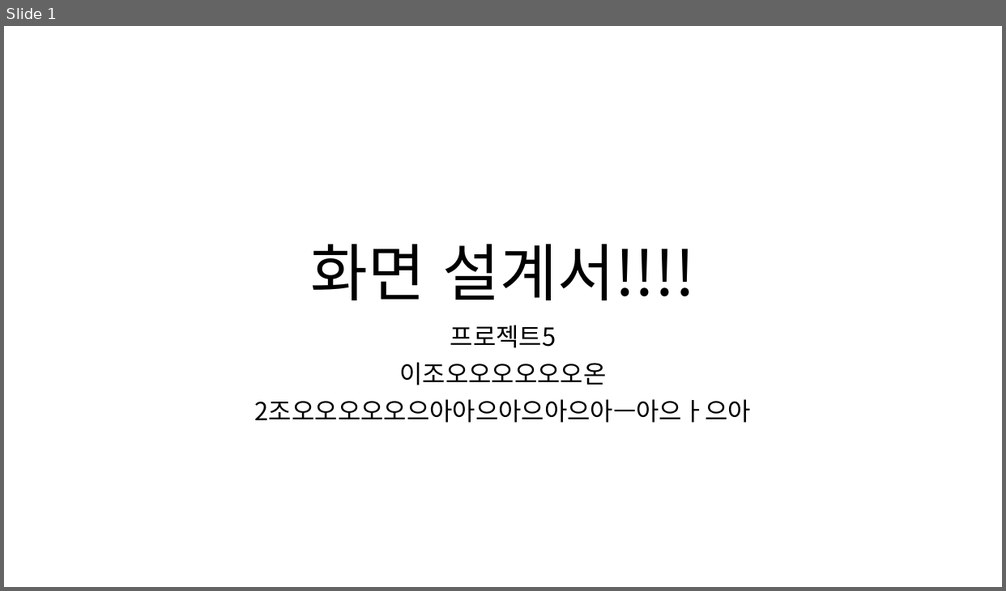
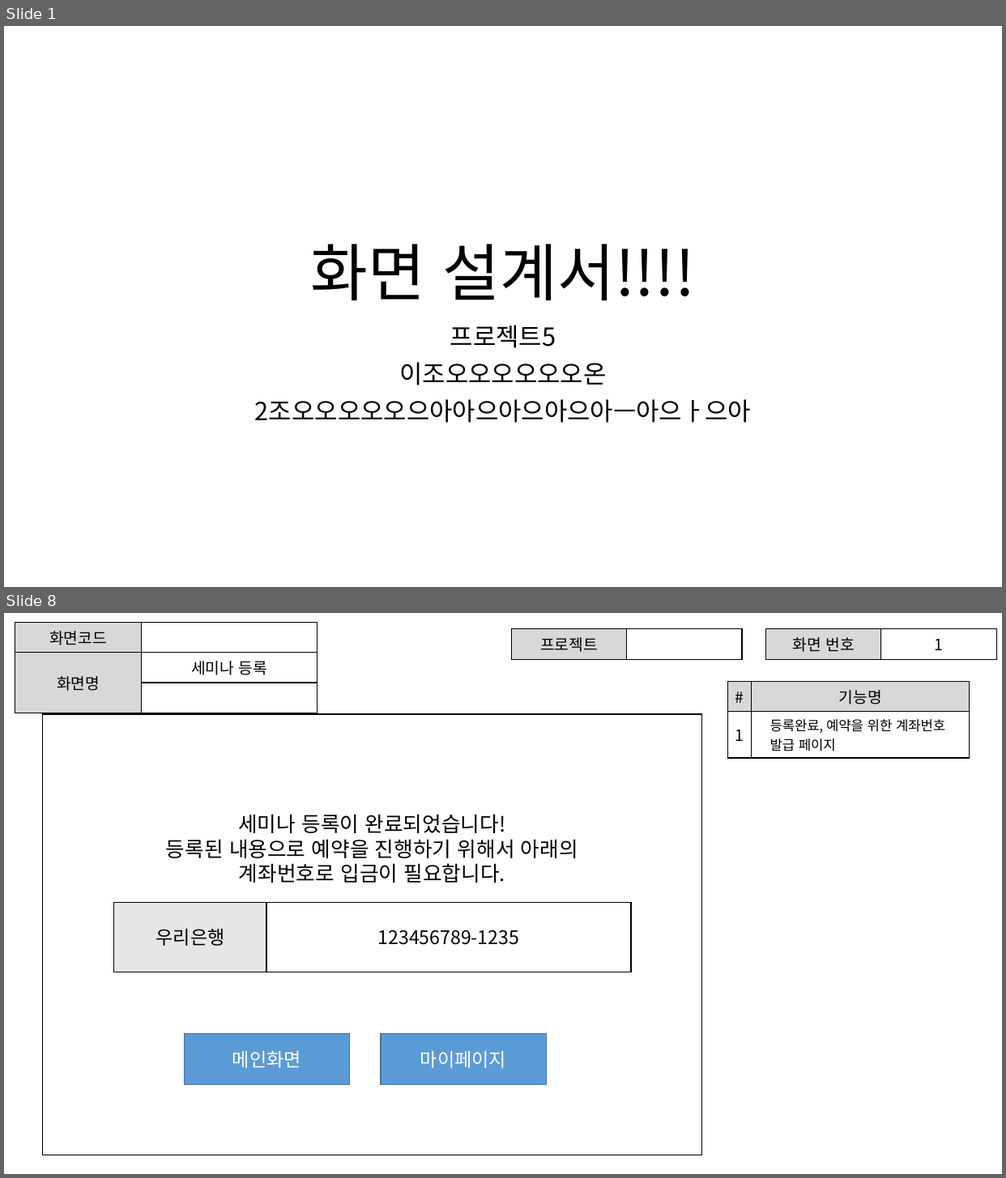
Before and after one commit to ezenteam2/e-Zone, a slide deck: 0 발표용 파워포인트/project05 - 파워포인트 종합 - 형준.pptx. Shown one above the other, each under a label of ours: slide 1 before the commit, slides 1 and 8 after it; the slides between them are not shown. The pictures are 1006x591 and 1006x1178 pixels, drawn with LibreOffice and Linux fonts; fonts in the diff are those of the drawing. Boxes give left, top, right and bottom in pixels: in the first picture for what was removed or moved away, otherwise in the second. Text is boxed around its words. In the diff, an @@ line names an element or a change of style, - is before the commit and + after.

```diff
--- a/0 발표용 파워포인트/project05 - 파워포인트 종합 - 형준.pptx
+++ b/0 발표용 파워포인트/project05 - 파워포인트 종합 - 형준.pptx
@@ slide 8 added at bbox=[4, 613, 1002, 1174], background #FFFFFF @@
@@ table added at bbox=[15, 623, 317, 701], 3 rows, 2 columns @@
+화면코드 | 
+화면명 | 세미나 등록
+ | 
@@ table added at bbox=[512, 629, 742, 656], 1 rows, 2 columns @@
+프로젝트 | 
@@ table added at bbox=[766, 629, 997, 656], 1 rows, 2 columns @@
+화면 번호 | 1
@@ table added at bbox=[728, 682, 970, 755], 2 rows, 2 columns @@
+# | 기능명
+1 | 등록완료, 예약을 위한 계좌번호 발급 페이지
@@ rectangle added at bbox=[42, 714, 701, 1155], outline #000000 1 pt @@
@@ text added at bbox=[166, 814, 578, 883], 20 pt, text #000000 @@
+세미나 등록이 완료되었습니다!
+등록된 내용으로 예약을 진행하기 위해서 아래의 계좌번호로 입금이 필요합니다.
@@ rectangle added at bbox=[114, 903, 266, 973], fill #E7E6E6, outline #000000 1 pt, 18 pt, text #000000 @@
+우리은행
@@ rectangle added at bbox=[266, 903, 632, 973], outline #000000 1 pt, 18 pt, text #000000 @@
+123456789-1235
@@ rectangle added at bbox=[185, 1033, 350, 1084], fill #5B9BD5, outline #43739E 1 pt, 18 pt, text #FFFFFF @@
+메인화면
@@ rectangle added at bbox=[381, 1033, 546, 1084], fill #5B9BD5, outline #43739E 1 pt, 18 pt, text #FFFFFF @@
+마이페이지
```
Also in this commit, not shown: 34 other slides added.
